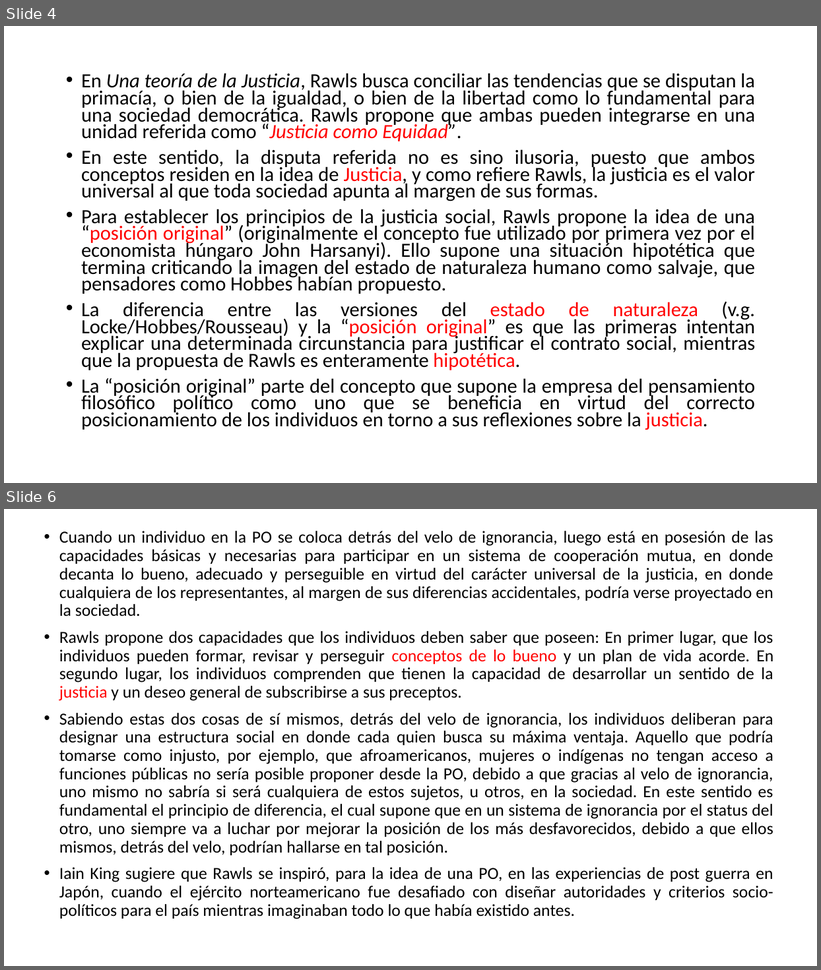
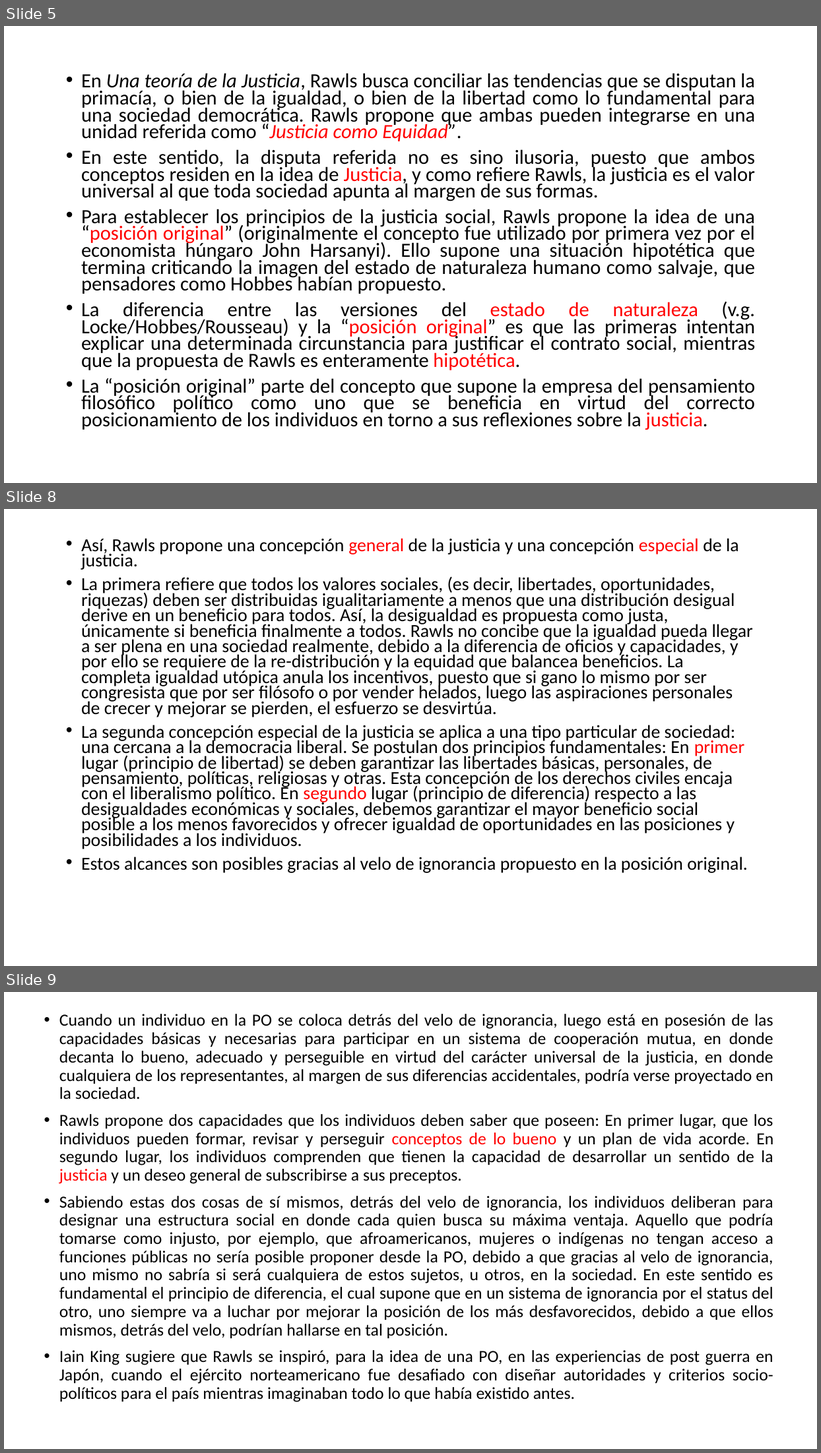
Before and after one commit to zaboltar/zaboltar.github.io, a slide deck: assets uarm/2019 sol-penscri-justfilpol/John Rawls - Justice as Fairness.pptx. Shown one above the other, each under a label of ours: slides 4 and 6 before the commit, slides 5, 8 and 9 after it; the slides between them are not shown. The pictures are 821x970 and 821x1453 pixels, drawn with LibreOffice and Linux fonts; fonts in the diff are those of the drawing. Boxes give left, top, right and bottom in pixels: in the first picture for what was removed or moved away, otherwise in the second. Text is boxed around its words. In the diff, an @@ line names an element or a change of style, - is before the commit and + after.

Commit message:
rawls2

```diff
--- a/assets uarm/2019 sol-penscri-justfilpol/John Rawls - Justice as Fairness.pptx
+++ b/assets uarm/2019 sol-penscri-justfilpol/John Rawls - Justice as Fairness.pptx
@@ slide 8 added at box(4, 509, 817, 966), background #FFFFFF @@
@@ text added at box(81, 538, 753, 873), 21.7 pt, text #000000 @@
+• Así, Rawls propone una concepción general de la justicia y una concepción especial de la justicia.
+• La primera refiere que todos los valores sociales, (es decir, libertades, oportunidades, riquezas) deben ser distribuidas igualitariamente a menos que una distribución desigual derive en un beneficio para todos. Así, la desigualdad es propuesta como justa, únicamente si beneficia finalmente a todos. Rawls no concibe que la igualdad pueda llegar a ser plena en una sociedad realmente, debido a la diferencia de oficios y capacidades, y por ello se requiere de la re-distribución y la equidad que balancea beneficios. La completa igualdad utópica anula los incentivos, puesto que si gano lo mismo por ser congresista que por ser filósofo o por vender helados, luego las aspiraciones personales de crecer y mejorar se pierden, el esfuerzo se desvirtúa.
+• La segunda concepción especial de la justicia se aplica a una tipo particular de sociedad: una cercana a la democracia liberal. Se postulan dos principios fundamentales: En primer lugar (principio de libertad) se deben garantizar las libertades básicas, personales, de pensamiento, políticas, religiosas y otras. Esta concepción de los derechos civiles encaja con el liberalismo político. En segundo lugar (principio de diferencia) respecto a las desigualdades económicas y sociales, debemos garantizar el mayor beneficio social posible a los menos favorecidos y ofrecer igualdad de oportunidades en las posiciones y posibilidades a los individuos.
+• Estos alcances son posibles gracias al velo de ignorancia propuesto en la posición original.
@@ what was slide 4 is now slide 5 @@
@@ what was slide 6 is now slide 9 @@
```
Also in this commit, not shown: 3 slides changed, 2 other slides added.
